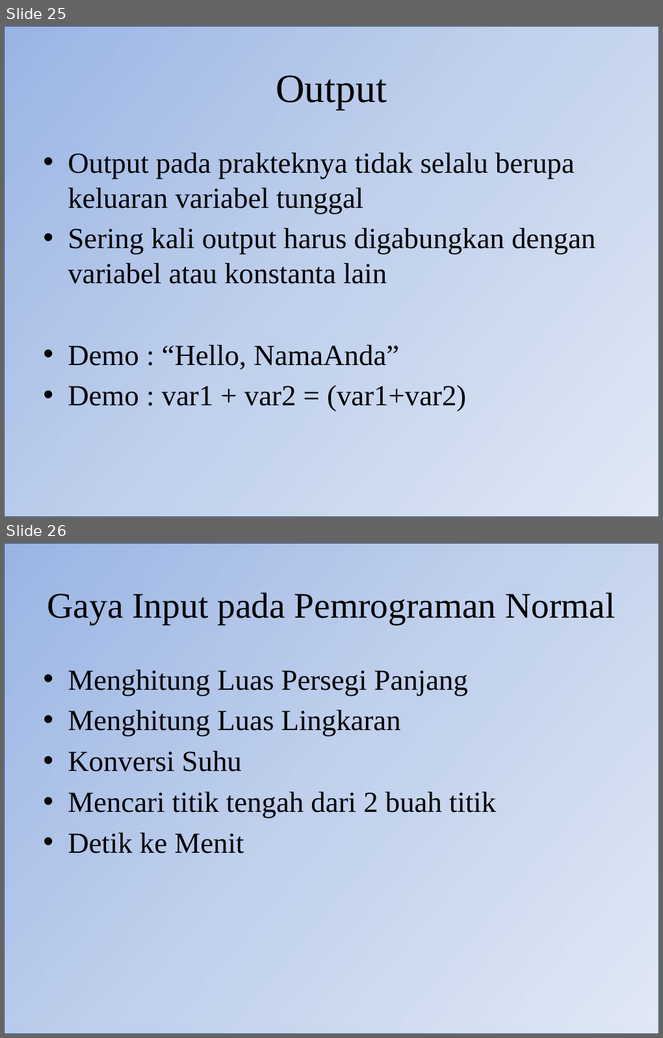
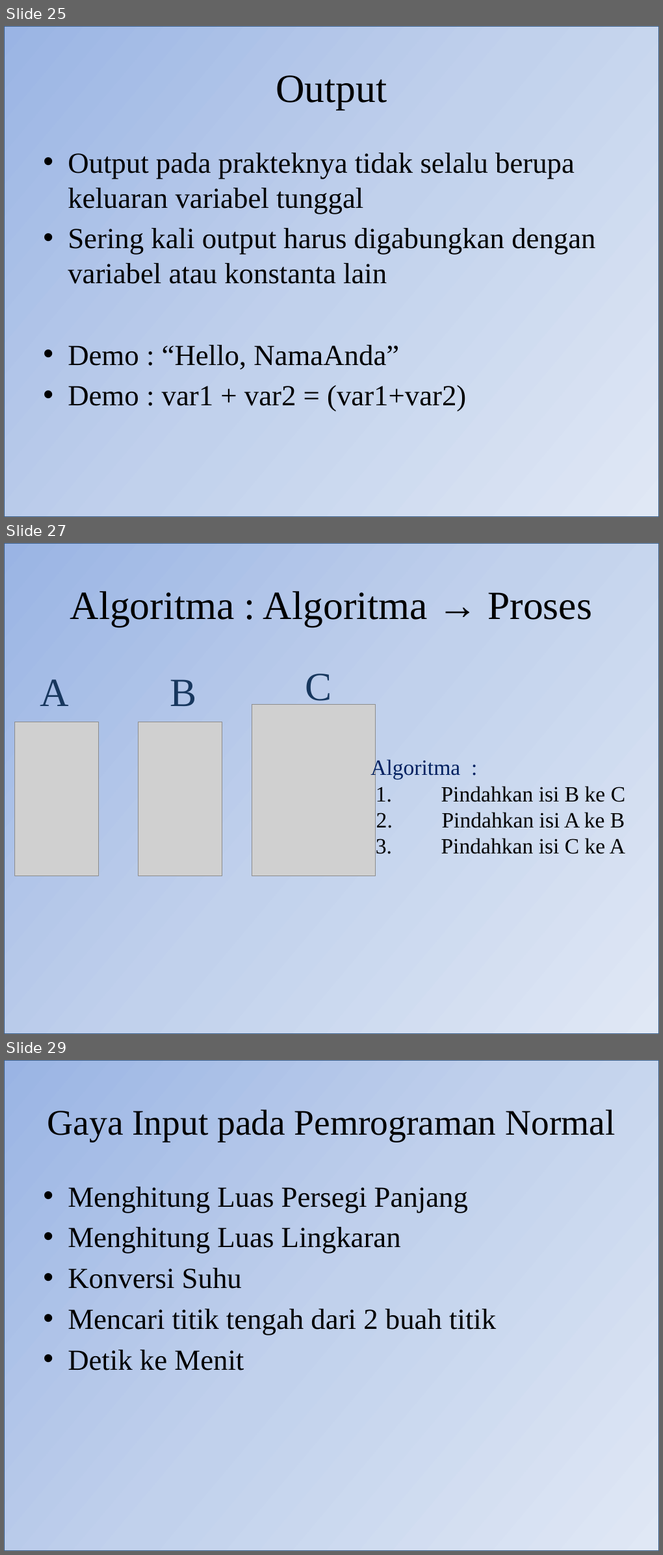
Before and after one commit to blodstone/Pengantar-Algoritma, a slide deck: Presentasi/Pertemuan 2 Pengenalan Algoritma.pptx. Shown one above the other, each under a label of ours: slides 25 and 26 before the commit, slides 25, 27 and 29 after it; the slides between them are not shown. The pictures are 663x1038 and 663x1555 pixels, drawn with LibreOffice and Linux fonts; fonts in the diff are those of the drawing; grey boxes stand for pictures. Boxes give left, top, right and bottom in pixels: in the first picture for what was removed or moved away, otherwise in the second. Text is boxed around its words. In the diff, an @@ line names an element or a change of style, - is before the commit and + after.

```diff
--- a/Presentasi/Pertemuan 2 Pengenalan Algoritma.pptx
+++ b/Presentasi/Pertemuan 2 Pengenalan Algoritma.pptx
@@ slide 27 added at (x1=4, y1=543, x2=659, y2=1034), background #FFFFFF; not listed: 1 template element that a slide beside it also shows @@
@@ title added at (x1=70, y1=591, x2=592, y2=627), 44 pt, text #000000 @@
+Algoritma : Algoritma → Proses
@@ group added at (x1=15, y1=674, x2=376, y2=876): 3 pictures, 3 texts @@
+A
+B
+C
@@ text added at (x1=371, y1=758, x2=625, y2=854), 24 pt, text #000000 @@
+Algoritma :
+1. Pindahkan isi B ke C
+2. Pindahkan isi A ke B
+3. Pindahkan isi C ke A
@@ what was slide 26 is now slide 29 @@
```
Also in this commit, not shown: 5 slides changed, 2 other slides added, 1 other file.
